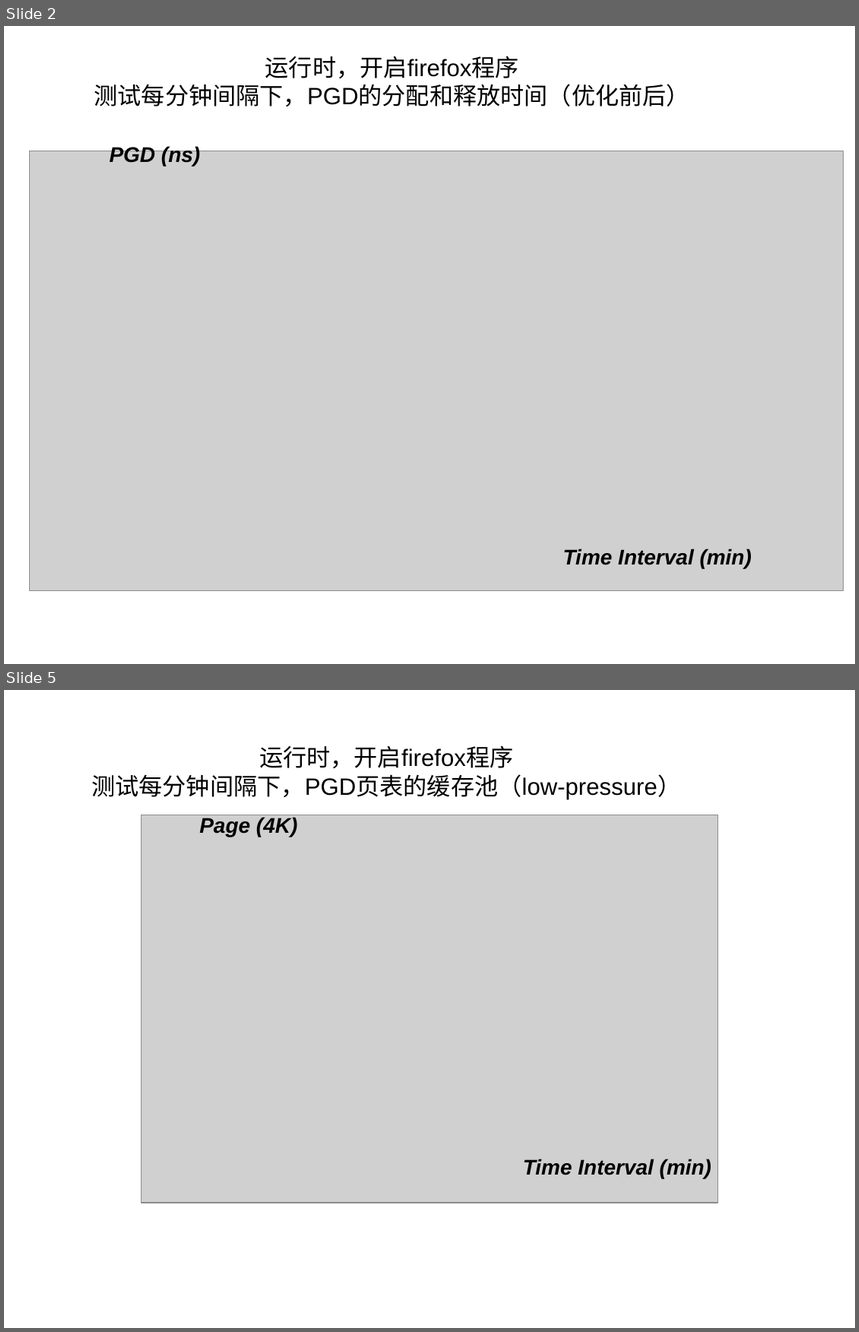
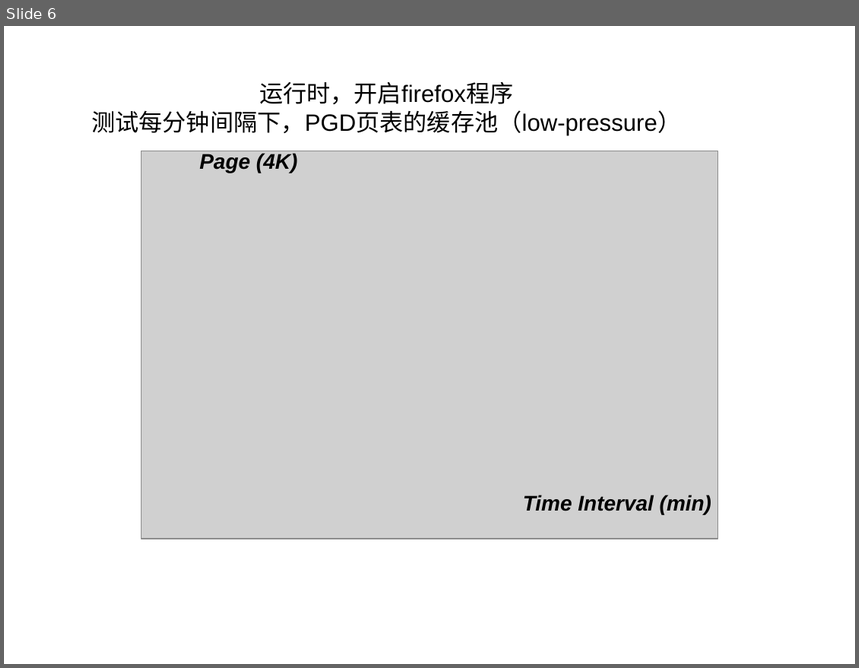
Before and after one commit to strongerwill/FastIO, a slide deck: doc/paper/image/micro/micro_benchmark.ppt. Shown one above the other, each under a label of ours: slides 2 and 5 before the commit, slide 6 after it; the slides between them are not shown. The pictures are 859x1332 and 859x668 pixels, drawn with LibreOffice and Linux fonts; fonts in the diff are those of the drawing; grey boxes stand for pictures. Boxes give left, top, right and bottom in pixels: in the first picture for what was removed or moved away, otherwise in the second. Text is boxed around its words. In the diff, an @@ line names an element or a change of style, - is before the commit and + after.

```diff
--- a/doc/paper/image/micro/micro_benchmark.ppt
+++ b/doc/paper/image/micro/micro_benchmark.ppt
@@ slide 2 removed at <box>4,26,855,664</box>, background #FFFFFF @@
@@ title removed at <box>94,56,690,107</box> @@
-运行时，开启firefox程序
-测试每分钟间隔下，PGD的分配和释放时间（优化前后）
@@ picture removed at <box>30,151,843,591</box> @@
@@ text removed at <box>110,145,200,166</box> @@
-PGD (ns)
@@ text removed at <box>563,549,752,569</box> @@
-Time Interval (min)
@@ what was slide 5 is now slide 6 @@
```
Also in this commit, not shown: 2 slides changed, 3 slides added, 1 other slide removed, 26 other files.
